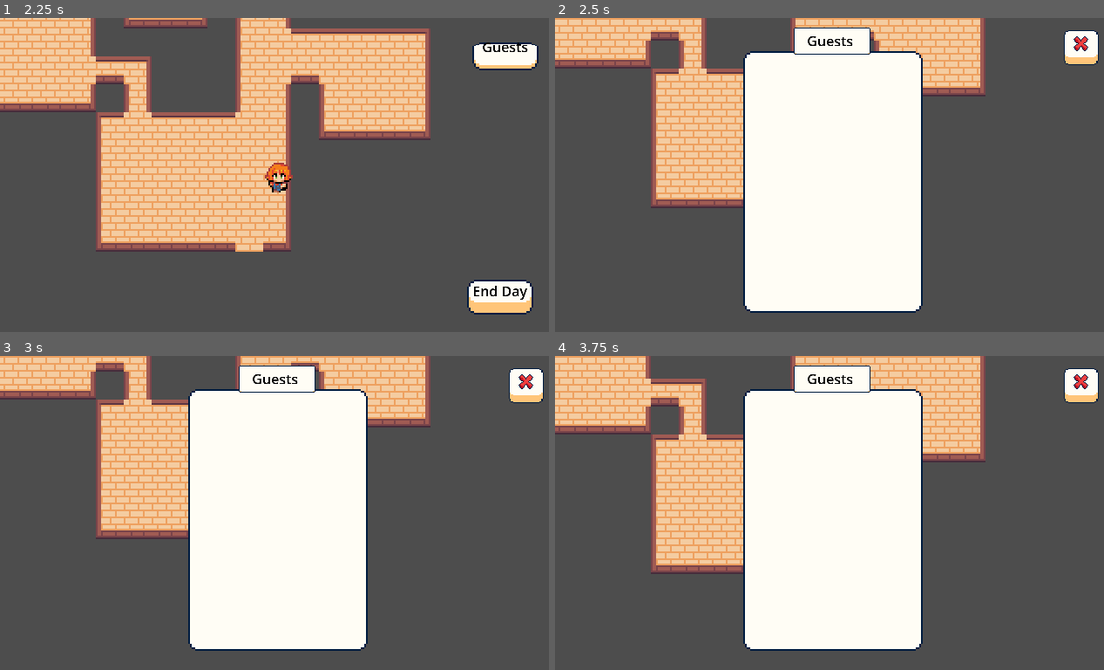
Above: before the commit, frames 1-4 (two rows, left to right).
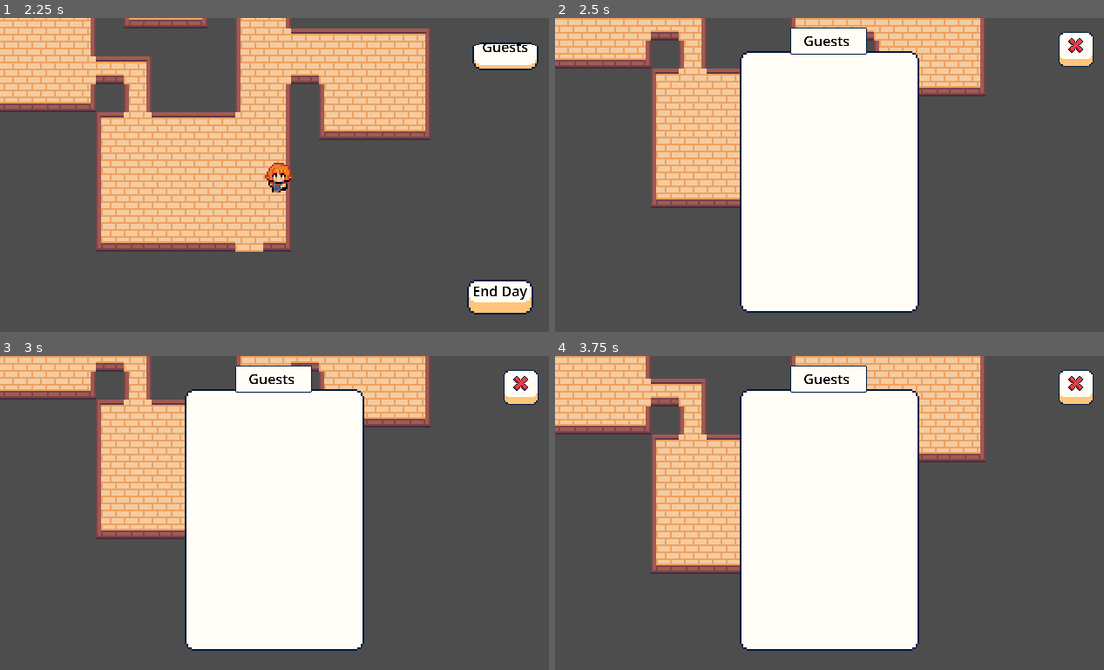
Above: after the commit, the same moments.

Repository: cmclaudet/Hot-Spring-Game
Game: Godot game, scene res://Scenes/main.tscn
The game is run twice, just before and just after one commit, with the same random seed, the same clock (stepped at 60 frames per second) and the same inputs.
Inputs (mouse positions are in pixels of both pictures, inside the frame that each line leads up to):
- Up to frame 1 (2.25 s): tap Enter at 0.5 s; move the mouse to (505, 297) at 0.52 s; hold Right (right) 0.53-1.25 s; click (505, 297) at 0.67 s; click (527, 303) at 1.25 s; tap Space at 2 s; move the mouse to (505, 52) at 2.02 s; hold S (down) from 2.03 s (still down); click (505, 52) at 2.17 s
- Up to frame 2 (2.5 s): keep holding S (down)
- Up to frame 3 (3 s): move the mouse to (334, 443) at 2.77 s; release S (down) at 2.78 s; hold Right (right) from 2.78 s (still down)
- Up to frame 4 (3.75 s): tap Enter at 3.5 s; move the mouse to (807, 575) at 3.52 s; release Right (right) at 3.53 s; hold Up (up) from 3.53 s (still down); click (807, 575) at 3.67 s

Frame 1 is identical in both runs. In frame 2, 2.3% of the frame differs, in the area x 33-100%, y 3-94%; in frame 3, 2.3%; in frame 4, 2.3%.

Commit message:
Fix UI widget positionings

Diff:
--- a/Scenes/Matching/matching.tscn
+++ b/Scenes/Matching/matching.tscn
@@ -10,12 +10,12 @@
 
 [node name="Matching" type="Control" node_paths=PackedStringArray("guest_container", "room_container", "matching_container")]
 layout_mode = 3
-anchor_left = -0.5
-anchor_top = -0.5
+anchor_left = 0.5
+anchor_top = 0.5
 anchor_right = 0.5
 anchor_bottom = 0.5
-offset_left = 160.0
-offset_top = 90.0
+offset_left = -160.0
+offset_top = -90.0
 offset_right = 160.0
 offset_bottom = 90.0
 grow_horizontal = 2
--- a/Scenes/Shared/close_button.tscn
+++ b/Scenes/Shared/close_button.tscn
@@ -10,9 +10,9 @@
 anchor_left = 1.0
 anchor_right = 1.0
 offset_left = -28.0
-offset_top = 7.0
+offset_top = 8.0
 offset_right = -8.0
-offset_bottom = 29.0
+offset_bottom = 30.0
 grow_horizontal = 0
 texture_normal = ExtResource("1_3mbl8")
 texture_pressed = ExtResource("2_rhg1g")
--- a/Scenes/day_end_results.tscn
+++ b/Scenes/day_end_results.tscn
@@ -11,12 +11,12 @@
 
 [node name="DayEndResults" type="Control" node_paths=PackedStringArray("guests_leaving_text", "ratings_container")]
 layout_mode = 3
-anchor_left = -0.5
-anchor_top = -0.5
+anchor_left = 0.5
+anchor_top = 0.5
 anchor_right = 0.5
 anchor_bottom = 0.5
-offset_left = 160.0
-offset_top = 90.0
+offset_left = -160.0
+offset_top = -90.0
 offset_right = 160.0
 offset_bottom = 90.0
 grow_horizontal = 2
@@ -37,11 +37,15 @@
 grow_vertical = 2
 
 [node name="Label" type="Label" parent="BookPage/TextureRect" index="0"]
-layout_mode = 0
-offset_left = 9.0
-offset_top = 10.0
-offset_right = 181.0
-offset_bottom = 41.0
+layout_mode = 1
+anchors_preset = -1
+anchor_left = 0.505
+anchor_right = 0.505
+anchor_bottom = 0.143
+offset_left = -43.015
+offset_top = 6.0
+offset_right = 128.985
+offset_bottom = 15.55
 scale = Vector2(0.5, 0.5)
 text = "No check outs today. You had a calm, peaceful day."
 label_settings = SubResource("LabelSettings_i7n5d")
@@ -49,11 +53,14 @@
 autowrap_mode = 2
 
 [node name="ScrollContainer" type="ScrollContainer" parent="BookPage/TextureRect" index="1"]
-layout_mode = 0
-offset_left = 9.0
-offset_top = 30.0
-offset_right = 95.0
-offset_bottom = 141.0
+layout_mode = 1
+anchors_preset = -1
+anchor_left = 0.505
+anchor_right = 0.505
+anchor_bottom = 0.94
+offset_left = -43.015
+offset_top = 25.0
+offset_right = 42.985
 
 [node name="VBoxContainer" type="VBoxContainer" parent="BookPage/TextureRect/ScrollContainer"]
 layout_mode = 2
--- a/Scenes/day_intro.tscn
+++ b/Scenes/day_intro.tscn
@@ -10,12 +10,12 @@
 
 [node name="DayIntro" type="Control" node_paths=PackedStringArray("day_text")]
 layout_mode = 3
-anchor_left = -0.5
-anchor_top = -0.5
+anchor_left = 0.5
+anchor_top = 0.5
 anchor_right = 0.5
 anchor_bottom = 0.5
-offset_left = 160.0
-offset_top = 90.0
+offset_left = -160.0
+offset_top = -90.0
 offset_right = 160.0
 offset_bottom = 90.0
 grow_horizontal = 2
--- a/Scenes/guest_rating_panel.tscn
+++ b/Scenes/guest_rating_panel.tscn
@@ -7,20 +7,23 @@
 [ext_resource type="Texture2D" uid="uid://c3e5plnaiy6oh" path="res://Art/EncoderXSolutions/star.png" id="3_orqwb"]
 [ext_resource type="Script" path="res://Scripts/Matching/ui_stars.gd" id="4_d8dmu"]
 
+[sub_resource type="LabelSettings" id="LabelSettings_yx6rt"]
+font_size = 14
+
 [node name="GuestRatingPanel" type="VBoxContainer" node_paths=PackedStringArray("guest_name", "guest_pic", "guest_rating_text", "guest_rating_stars")]
-custom_minimum_size = Vector2(2.08165e-12, 36)
-offset_right = 172.0
-offset_bottom = 36.0
+custom_minimum_size = Vector2(2.08165e-12, 24)
+offset_right = 86.0
+offset_bottom = 24.0
 size_flags_horizontal = 3
 mouse_filter = 2
 script = ExtResource("1_kdoi2")
 guest_name = NodePath("NinePatchRectToggle/ProfilePic/Label")
 guest_pic = NodePath("NinePatchRectToggle/ProfilePic/Pic")
-guest_rating_text = NodePath("NinePatchRectToggle/Label")
-guest_rating_stars = NodePath("NinePatchRectToggle/Label/HBoxContainer")
+guest_rating_text = NodePath("NinePatchRectToggle/RatingLabel")
+guest_rating_stars = NodePath("NinePatchRectToggle/RatingLabel/StarContainer")
 
 [node name="NinePatchRectToggle" type="NinePatchRect" parent="."]
-custom_minimum_size = Vector2(2.08165e-12, 36)
+custom_minimum_size = Vector2(2.08165e-12, 23)
 layout_mode = 2
 mouse_filter = 0
 texture = ExtResource("1_wkna4")
@@ -30,13 +33,16 @@
 patch_margin_bottom = 5
 
 [node name="Label" type="Label" parent="NinePatchRectToggle"]
+visible = false
 layout_mode = 2
+anchor_left = 0.267
 anchor_top = 0.431
+anchor_right = 0.267
 anchor_bottom = 0.431
-offset_left = 32.0
-offset_top = -6.516
-offset_right = 564.0
-offset_bottom = 65.484
+offset_left = 0.0380002
+offset_top = -6.913
+offset_right = 240.038
+offset_bottom = 53.087
 grow_horizontal = 0
 scale = Vector2(0.25, 0.25)
 text = "Amazing stay!"
@@ -51,10 +57,10 @@
 anchor_top = -0.056
 anchor_right = 1.03
 anchor_bottom = -0.056
-offset_left = -219.96
-offset_top = -15.968
-offset_right = 0.0399518
-offset_bottom = 16.032
+offset_left = -203.32
+offset_top = 3.36
+offset_right = -3.32013
+offset_bottom = 23.36
 grow_horizontal = 0
 alignment = 2
 script = ExtResource("4_d8dmu")
@@ -68,13 +74,15 @@
 
 [node name="ProfilePic" type="NinePatchRect" parent="NinePatchRectToggle"]
 layout_mode = 1
-anchors_preset = 4
+anchors_preset = -1
+anchor_left = 0.233
 anchor_top = 0.5
+anchor_right = 0.233
 anchor_bottom = 0.5
-offset_left = 6.0
-offset_top = -15.0
-offset_right = 31.0
-offset_bottom = 8.0
+offset_left = -15.038
+offset_top = -9.5
+offset_right = 0.961999
+offset_bottom = 5.5
 grow_vertical = 2
 texture = ExtResource("2_vuq6d")
 region_rect = Rect2(0, 6, 32, 26)
@@ -90,9 +98,9 @@
 anchor_top = 1.0
 anchor_right = 0.5
 anchor_bottom = 1.0
-offset_left = -12.0
-offset_top = -22.0
-offset_right = 12.0
+offset_left = -7.0
+offset_top = -14.0
+offset_right = 7.0
 offset_bottom = -1.0
 grow_horizontal = 2
 grow_vertical = 0
@@ -106,9 +114,10 @@
 anchor_top = 1.0
 anchor_right = 0.5
 anchor_bottom = 1.0
-offset_left = -14.5
-offset_right = 97.5
-offset_bottom = 28.0
+offset_left = -10.0
+offset_top = -1.0
+offset_right = 74.0
+offset_bottom = 22.0
 grow_horizontal = 2
 grow_vertical = 0
 scale = Vector2(0.25, 0.25)
@@ -116,6 +125,38 @@
 label_settings = ExtResource("3_h3kej")
 horizontal_alignment = 1
 
+[node name="RatingLabel" type="Label" parent="NinePatchRectToggle"]
+layout_mode = 0
+offset_left = 21.0
+offset_top = 5.0
+offset_right = 273.0
+offset_bottom = 65.0
+scale = Vector2(0.25, 0.25)
+text = "Amazing stay!"
+label_settings = SubResource("LabelSettings_yx6rt")
+horizontal_alignment = 1
+vertical_alignment = 1
+autowrap_mode = 2
+
+[node name="StarContainer" type="HBoxContainer" parent="NinePatchRectToggle/RatingLabel" node_paths=PackedStringArray("star_template")]
+layout_mode = 1
+anchors_preset = 1
+anchor_left = 1.0
+anchor_right = 1.0
+offset_left = -124.0
+offset_top = -12.0
+offset_bottom = 4.0
+grow_horizontal = 0
+alignment = 2
+script = ExtResource("4_d8dmu")
+star_template = NodePath("TextureRect")
+
+[node name="TextureRect" type="TextureRect" parent="NinePatchRectToggle/RatingLabel/StarContainer"]
+layout_mode = 2
+texture = ExtResource("3_orqwb")
+expand_mode = 2
+stretch_mode = 4
+
 [connection signal="gui_input" from="NinePatchRectToggle" to="NinePatchRectToggle" method="_on_gui_input"]
 [connection signal="mouse_entered" from="NinePatchRectToggle" to="NinePatchRectToggle" method="_on_mouse_entered"]
 [connection signal="mouse_exited" from="NinePatchRectToggle" to="NinePatchRectToggle" method="_on_mouse_exited"]
--- a/Scenes/main.tscn
+++ b/Scenes/main.tscn
@@ -719,9 +719,17 @@
 
 [node name="Control" type="Control" parent="CanvasLayer"]
 layout_mode = 3
-anchors_preset = 0
-offset_right = 320.0
-offset_bottom = 180.0
+anchors_preset = 8
+anchor_left = 0.5
+anchor_top = 0.5
+anchor_right = 0.5
+anchor_bottom = 0.5
+offset_left = -160.0
+offset_top = -90.0
+offset_right = 160.0
+offset_bottom = 90.0
+grow_horizontal = 2
+grow_vertical = 2
 mouse_filter = 1
 
 [node name="GuestOpenUiButton" parent="CanvasLayer/Control" node_paths=PackedStringArray("button", "ui_container", "canvas_layer") instance=ExtResource("2_rud5e")]
--- a/Scenes/ui_guests.tscn
+++ b/Scenes/ui_guests.tscn
@@ -6,13 +6,13 @@
 
 [node name="GuestsUi" type="Control" node_paths=PackedStringArray("guest_container")]
 layout_mode = 3
-anchor_left = -0.5
-anchor_top = -0.5
+anchor_left = 0.5
+anchor_top = 0.5
 anchor_right = 0.5
 anchor_bottom = 0.5
-offset_left = 160.0
-offset_top = 90.0
-offset_right = 160.0
+offset_left = -161.28
+offset_top = -90.0
+offset_right = 156.8
 offset_bottom = 90.0
 grow_horizontal = 2
 grow_vertical = 2
Not shown: 1 places in Scenes/guest_rating_panel.tscn that only renumber resources
